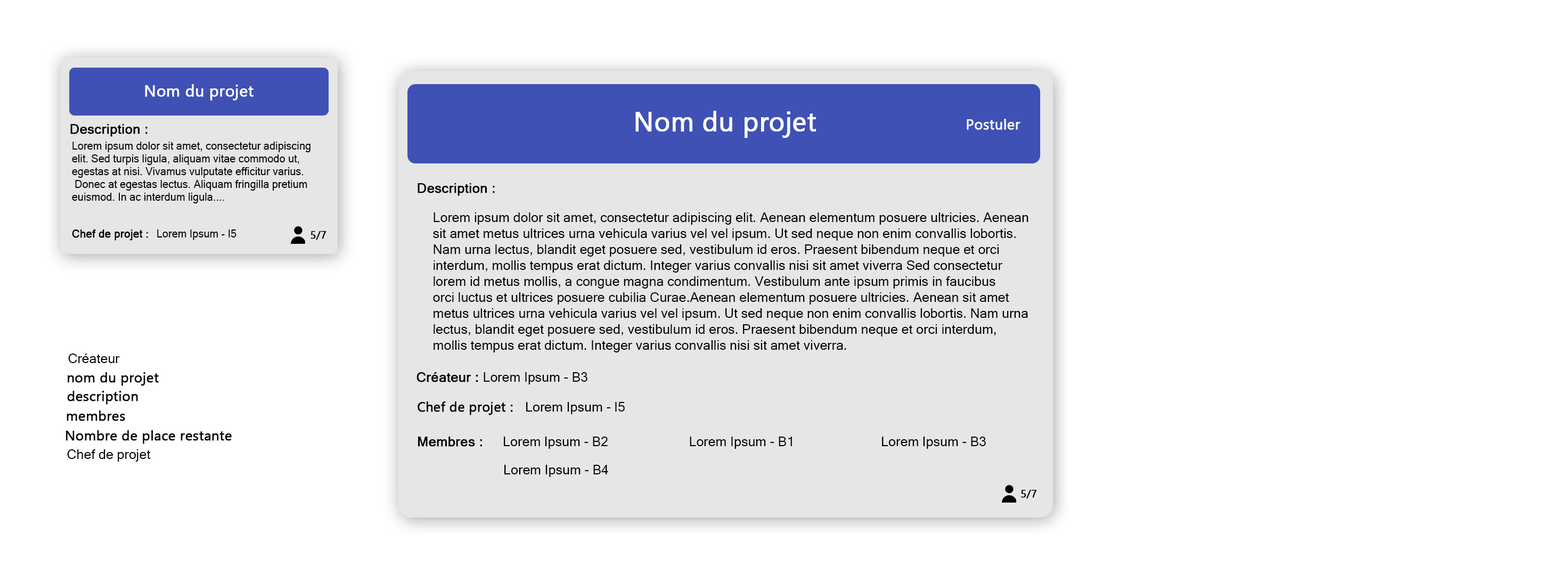
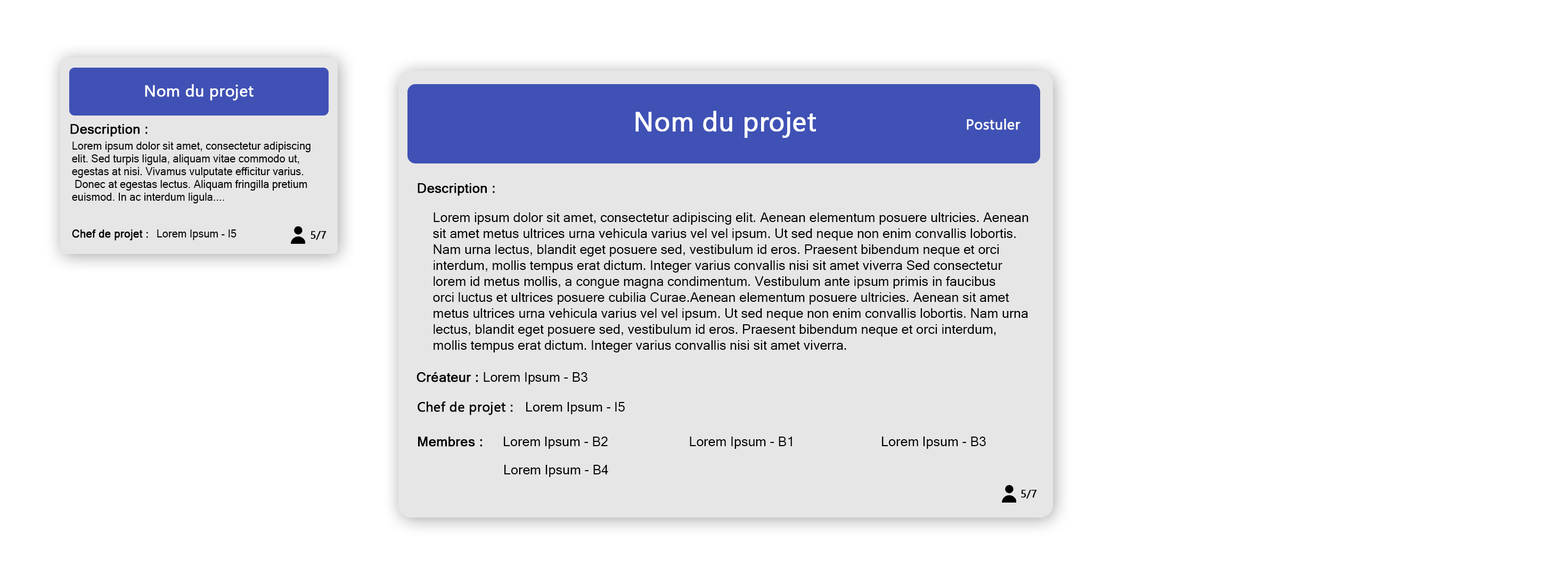
Before/after of a 1568 × 575 layered artwork. What changed in the layer stack:
hid group "elements" (6 layers) over [66, 353, 232, 462]
